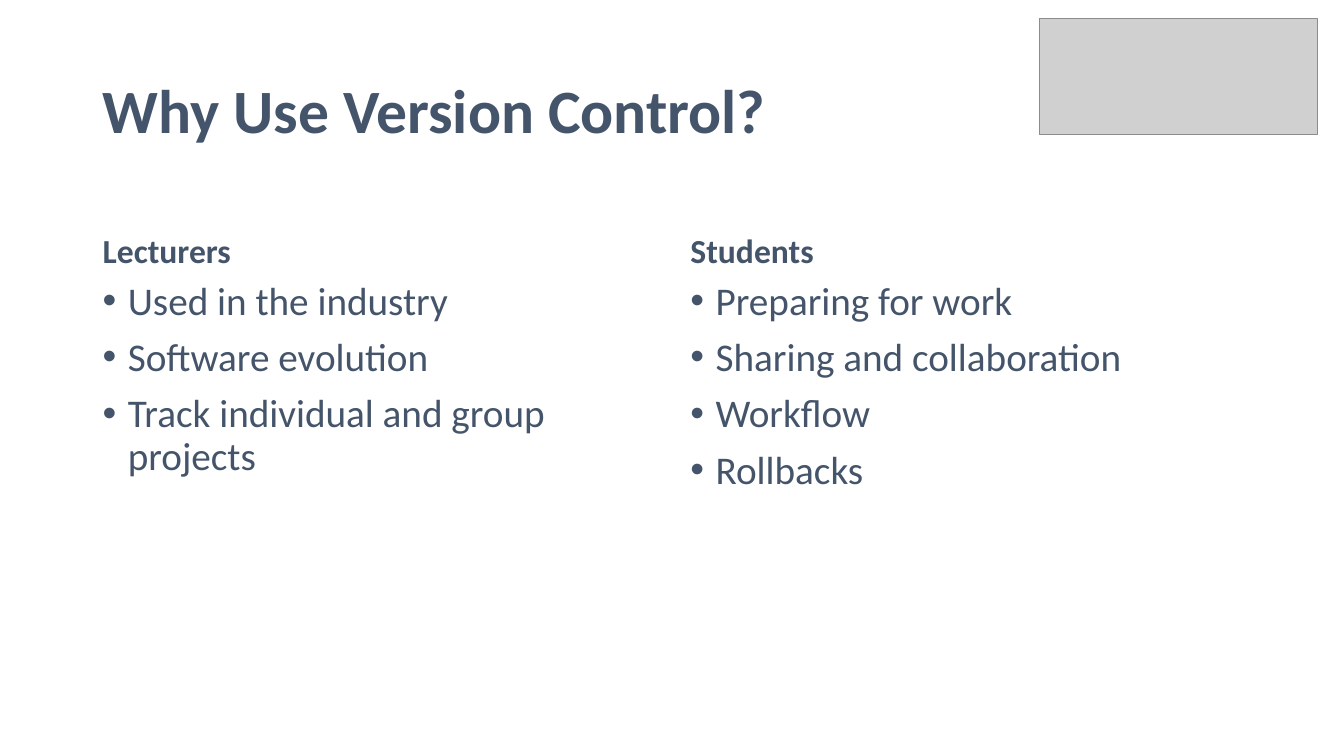
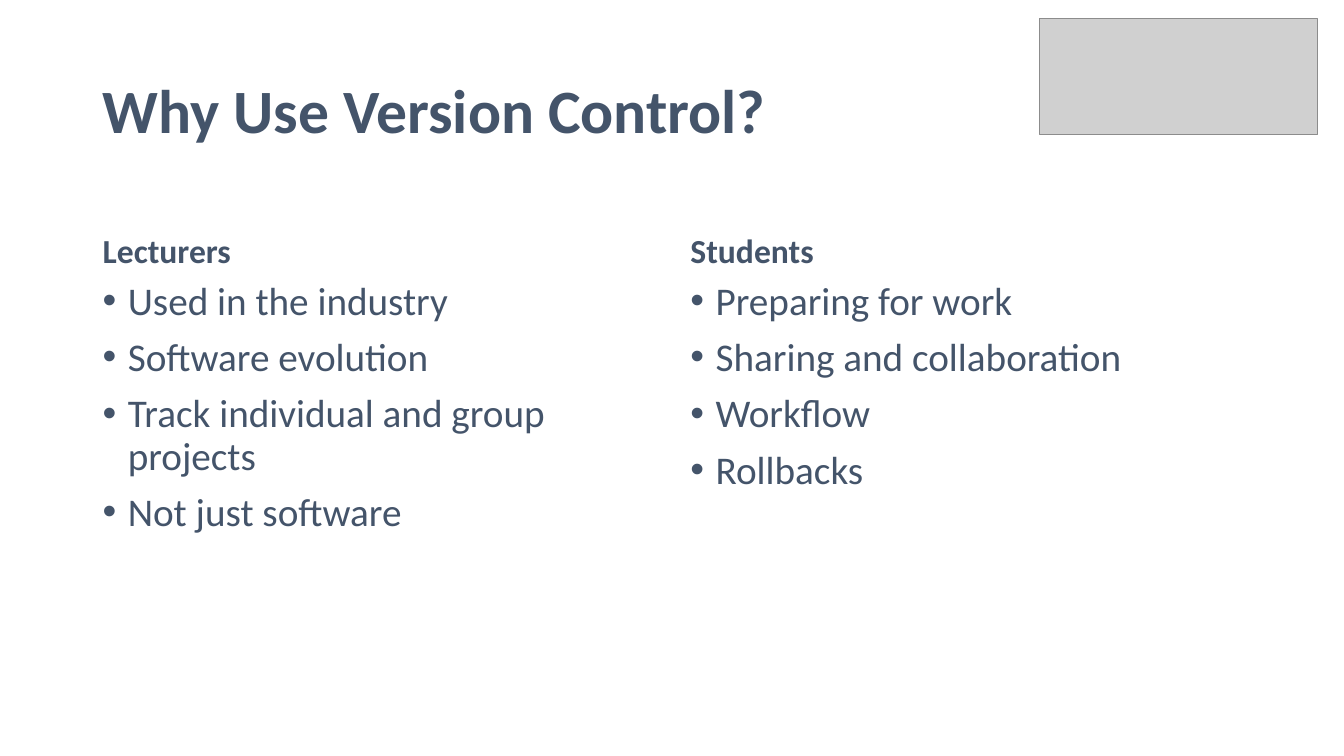
Before and after one commit to noelmcgrath/GitPresentation, a slide deck: slide 4 of Introduction to Git and GitHub.pptx. Drawn at 1344x756 pixels with LibreOffice and Linux fonts; fonts in the diff are those of the drawing; grey boxes stand for pictures. Boxes give left, top, right and bottom in pixels: in the first picture for what was removed or moved away, otherwise in the second. Text is boxed around its words. In the diff, an @@ line names an element or a change of style, - is before the commit and + after.

```diff
--- a/Introduction to Git and GitHub.pptx
+++ b/Introduction to Git and GitHub.pptx
@@ text at <box>128,499,401,533</box>: paragraph added @@
+• Not just software
```
Also in this commit, not shown: 5 other slides changed, 4 slides added.
